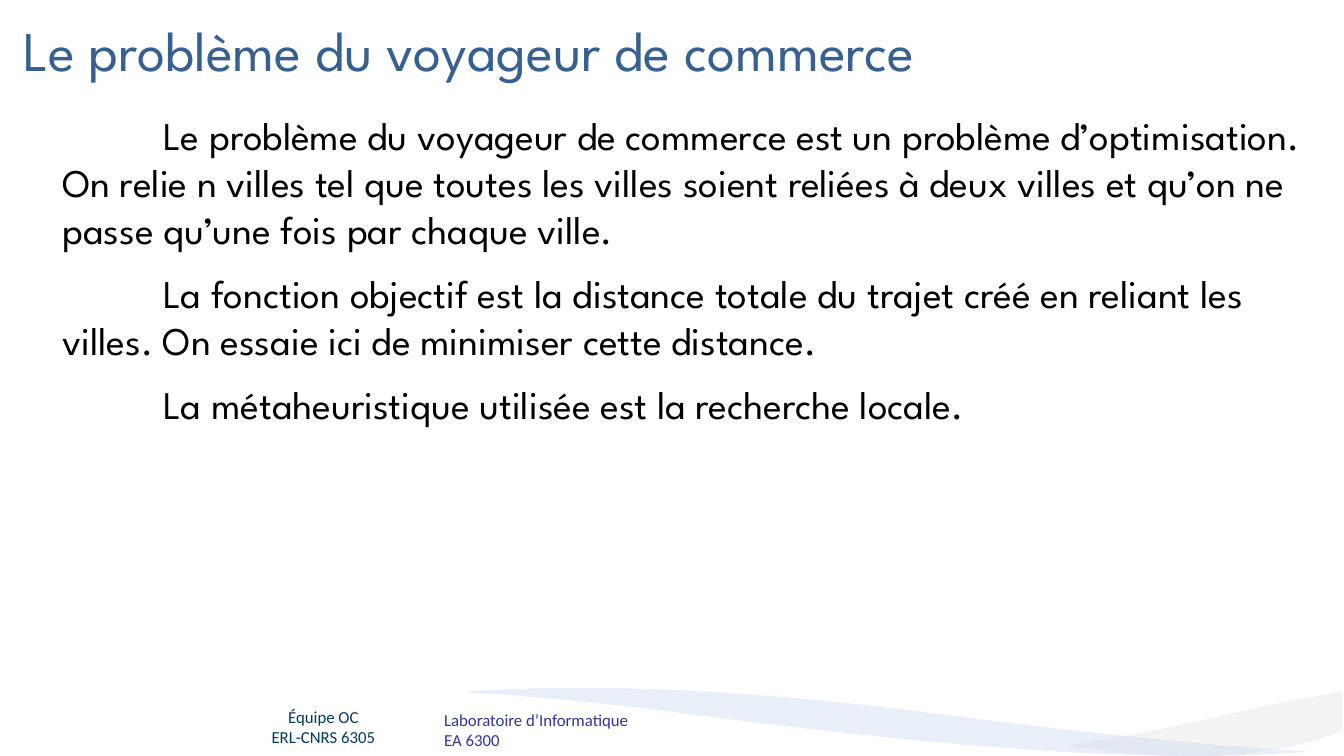
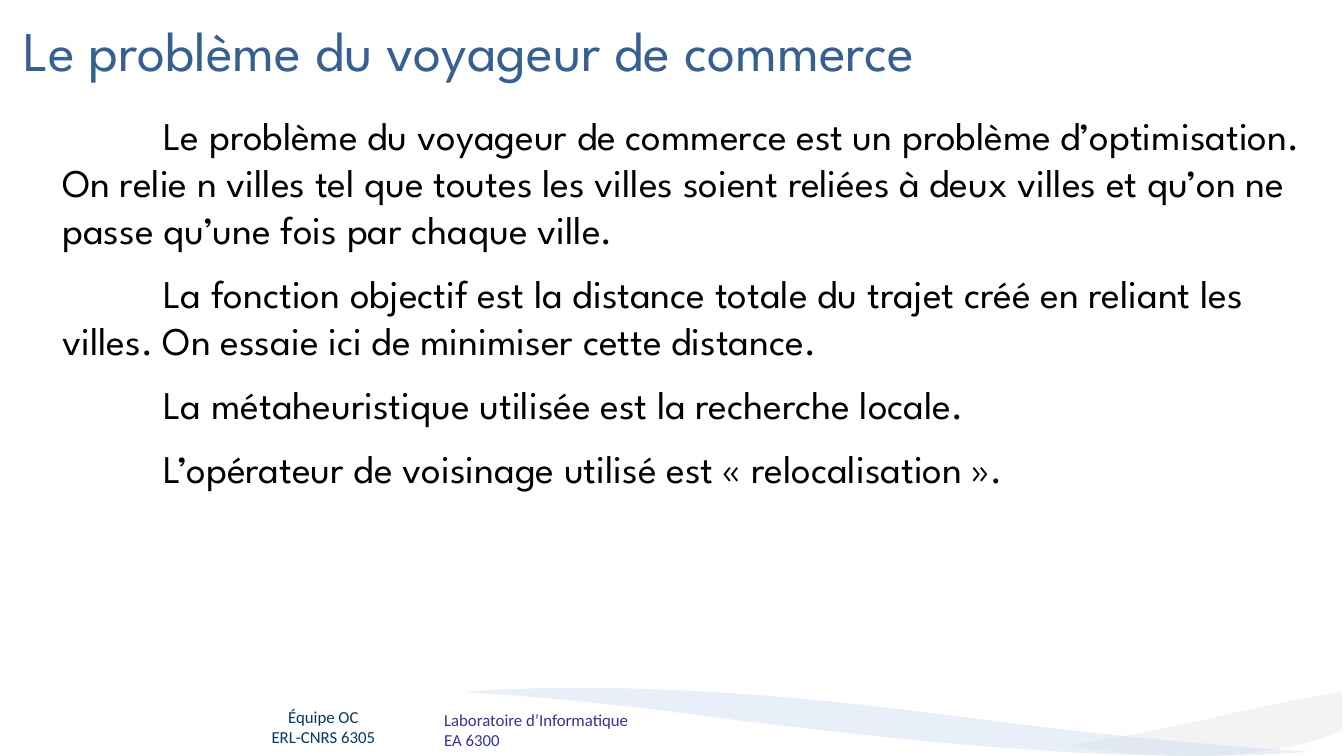
Before and after one commit to T0mat1/ASR_TSP, a slide deck: slide 2 of presentation.pptx. Drawn at 1344x756 pixels with LibreOffice and Linux fonts; fonts in the diff are those of the drawing; background and template pictures are left out. Boxes give left, top, right and bottom in pixels: in the first picture for what was removed or moved away, otherwise in the second. Text is boxed around its words. In the diff, an @@ line names an element or a change of style, - is before the commit and + after.

```diff
--- a/presentation.pptx
+++ b/presentation.pptx
@@ text at bbox=[163, 456, 962, 492]: paragraph added @@
+L’opérateur de voisinage utilisé est « relocalisation ».
```
Also in this commit, not shown: 1 other slide changed.
